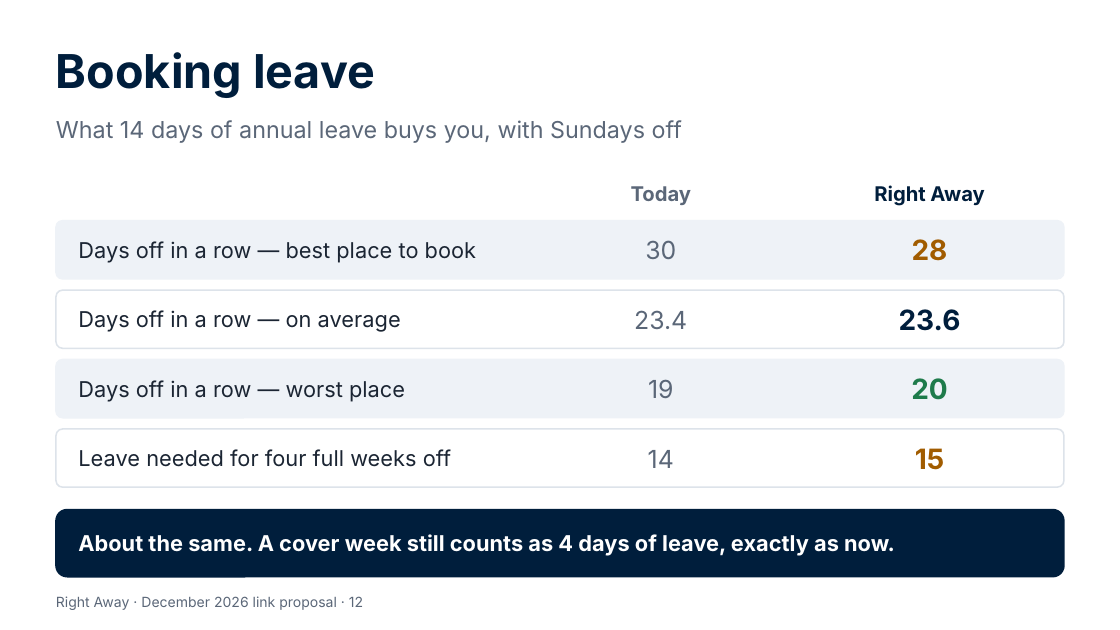
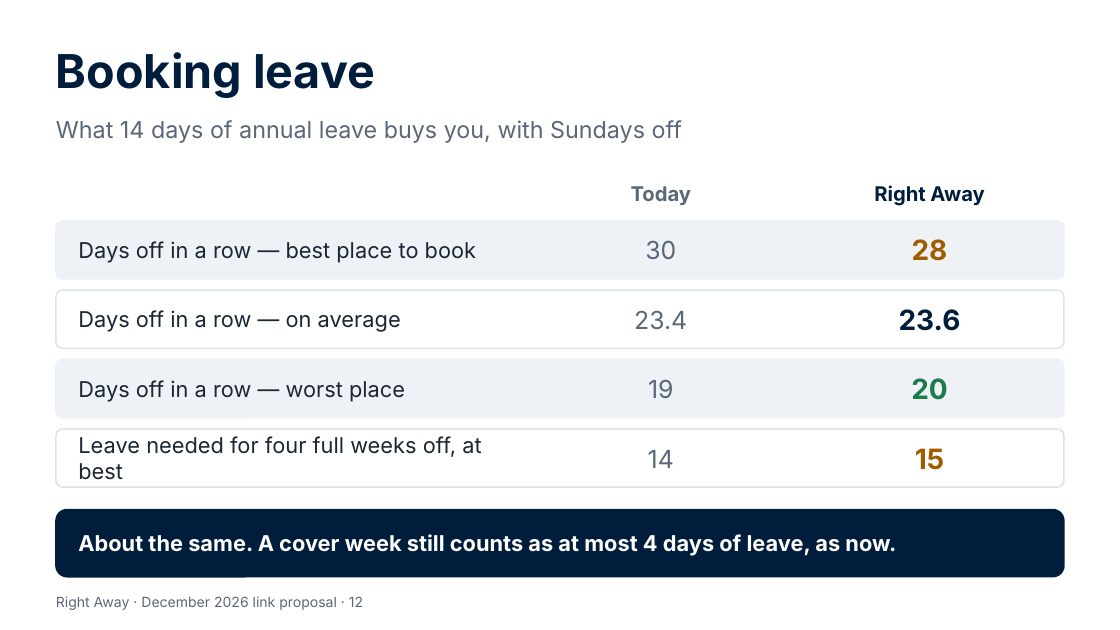
Before and after one commit to Garethdavidmiller/roster-app, a slide deck: slide 12 of docs/proposals/presentations/Right-Away-for-colleagues.pptx. Drawn at 1120x630 pixels with LibreOffice and Linux fonts; fonts in the diff are those of the drawing. Boxes give left, top, right and bottom in pixels: in the first picture for what was removed or moved away, otherwise in the second. Text is boxed around its words. In the diff, an @@ line names an element or a change of style, - is before the commit and + after.

```diff
--- a/docs/proposals/presentations/Right-Away-for-colleagues.pptx
+++ b/docs/proposals/presentations/Right-Away-for-colleagues.pptx
@@ text at <box>78,436,481,480</box>: text changed @@
-Leave needed for four full weeks off
+Leave needed for four full weeks off, at best
@@ text at <box>78,534,896,556</box>: text changed @@
-About the same. A cover week still counts as 4 days of leave, exactly as now.
+About the same. A cover week still counts as at most 4 days of leave, as now.
```
Also in this commit, not shown: 5 other slides changed, 9 other files.
